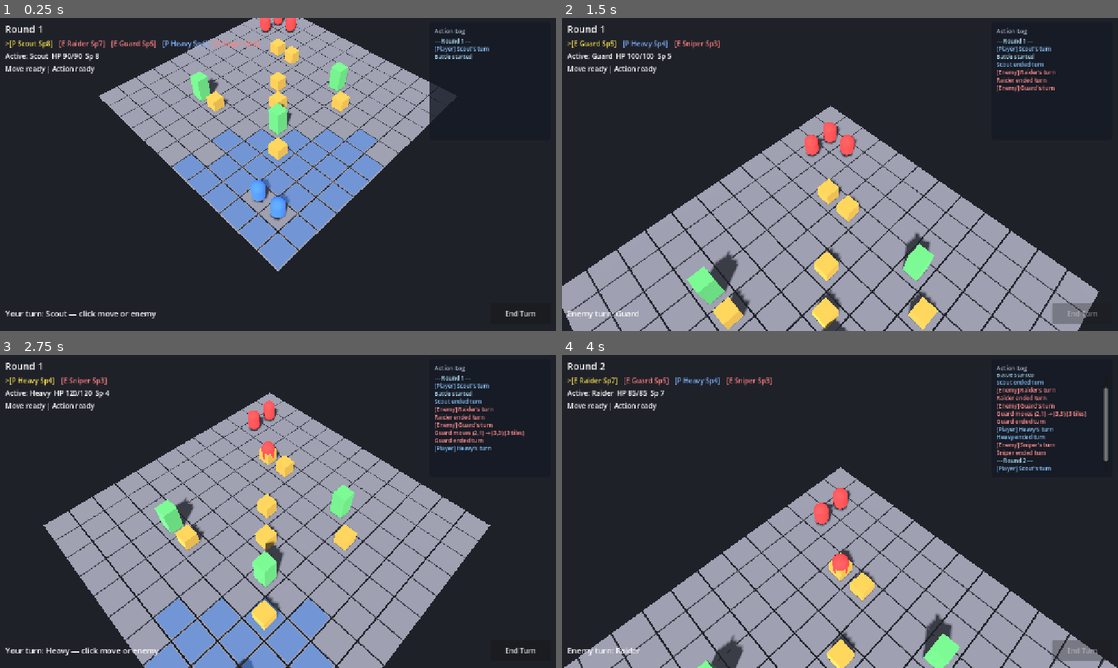
Above: before the commit, frames 1-4 (two rows, left to right).
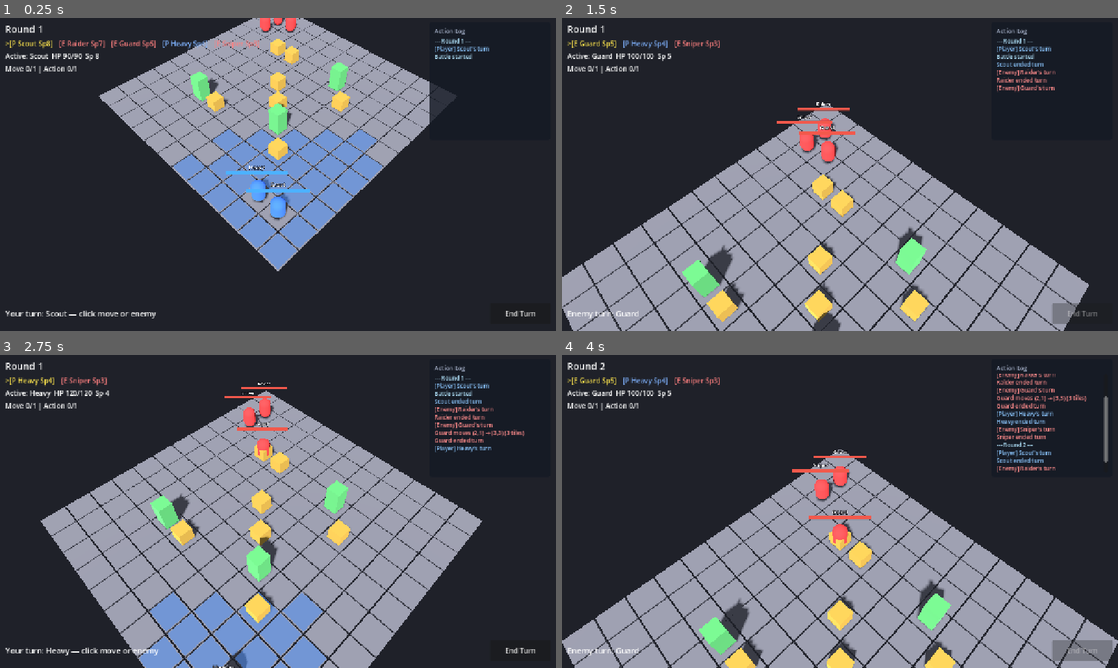
Above: after the commit, the same moments.

Repository: jabber484/battlechess-godot
Game: Godot game, scene res://scenes/battle/Battle.tscn
Same seed, same stepped clock (60 frames per second), same inputs: the game is played once before the commit and once after it.
Inputs (mouse positions are in pixels of both pictures, inside the frame that each line leads up to):
- Up to frame 1 (0.25 s): no input
- Up to frame 2 (1.5 s): click "End Turn" at 0.5 s; move the mouse to (962, 158) at 1.27 s; hold S (camera_pan_back) from 1.28 s (still down); click (962, 158) at 1.42 s
- Up to frame 3 (2.75 s): move the mouse to (166, 527) at 2.02 s; release S (camera_pan_back) at 2.03 s; tap W (camera_pan_forward) at 2.1 s; click (166, 527) at 2.17 s
- Up to frame 4 (4 s): click "End Turn" at 2.75 s; click "End Turn" at 3.5 s

The runs differ from the first frame. In frame 1, 0.5% of the frame differs, in the area x 4-56%, y 15-56%; in frame 2, 9.2%; in frame 3, 10%; in frame 4, 20%, in the area x 0-100%, y 6-100%.

Commit message:
Refactor battle mechanics and enhance unit actions
- Updated Battle.tscn to include new DeathSystem and ActionRunner nodes for improved battle management.
- Modified Unit.tscn to integrate UnitHUD for better unit status display.
- Enhanced battle_controller.gd to manage unit actions and movements through ActionRunner, allowing for smoother execution of moves and attacks.
- Introduced max_moves and max_actions properties in unit_stats.gd and unit.gd to track unit capabilities.
- Refined AI behavior in ai_system.gd to utilize new action execution methods.
- Improved combat_system.gd to validate attacks and manage combat resolutions more effectively.
- Updated turn_manager.gd to handle unit actions and movements based on new properties.
- Enhanced battle_ui.gd to reflect unit action counts in the UI.

Diff:
--- a/scenes/battle/Battle.tscn
+++ b/scenes/battle/Battle.tscn
@@ -10,6 +10,8 @@
 [ext_resource type="Script" path="res://scripts/systems/grid_view.gd" id="8_view"]
 [ext_resource type="Script" path="res://scripts/camera/camera_rig.gd" id="9_cam"]
 [ext_resource type="PackedScene" path="res://scenes/ui/BattleUI.tscn" id="10_ui"]
+[ext_resource type="Script" path="res://scripts/systems/death_system.gd" id="11_death"]
+[ext_resource type="Script" path="res://scripts/systems/action_runner.gd" id="12_action"]
 
 [sub_resource type="Environment" id="Environment_battle"]
 background_mode = 1
@@ -67,6 +69,17 @@
 grid_system_path = NodePath("../GridSystem")
 turn_manager_path = NodePath("../TurnManager")
 
+[node name="DeathSystem" type="Node" parent="Systems"]
+script = ExtResource("11_death")
+grid_system_path = NodePath("../GridSystem")
+turn_manager_path = NodePath("../TurnManager")
+
+[node name="ActionRunner" type="Node" parent="Systems"]
+script = ExtResource("12_action")
+turn_manager_path = NodePath("../TurnManager")
+battle_state_path = NodePath("../BattleState")
+death_system_path = NodePath("../DeathSystem")
+
 [node name="AISystem" type="Node" parent="Systems"]
 script = ExtResource("6_ai")
 grid_system_path = NodePath("../GridSystem")
--- /dev/null
+++ b/scenes/unit/DamageFloat.tscn
@@ -0,0 +1,16 @@
+[gd_scene load_steps=2 format=3]
+
+[ext_resource type="Script" path="res://scripts/units/damage_float.gd" id="1_float"]
+
+[node name="DamageFloat" type="Node3D"]
+script = ExtResource("1_float")
+
+[node name="Label3D" type="Label3D" parent="."]
+billboard = 1
+modulate = Color(1, 0.4, 0.35, 1)
+text = "-0"
+font_size = 28
+outline_size = 6
+outline_modulate = Color(0.1, 0.05, 0.05, 1)
+horizontal_alignment = 1
+vertical_alignment = 1
--- a/scenes/unit/Unit.tscn
+++ b/scenes/unit/Unit.tscn
@@ -1,6 +1,7 @@
-[gd_scene load_steps=3 format=3]
+[gd_scene load_steps=4 format=3]
 
 [ext_resource type="Script" path="res://scripts/units/unit.gd" id="1_unit"]
+[ext_resource type="PackedScene" path="res://scenes/unit/UnitHUD.tscn" id="2_hud"]
 
 [sub_resource type="CapsuleMesh" id="CapsuleMesh_unit"]
 radius = 0.28
@@ -11,3 +12,5 @@
 
 [node name="MeshInstance3D" type="MeshInstance3D" parent="."]
 mesh = SubResource("CapsuleMesh_unit")
+
+[node name="UnitHUD" parent="." instance=ExtResource("2_hud")]
--- /dev/null
+++ b/scenes/unit/UnitHUD.tscn
@@ -0,0 +1,50 @@
+[gd_scene load_steps=2 format=3]
+
+[ext_resource type="Script" path="res://scripts/units/unit_hud.gd" id="1_hud"]
+
+[node name="UnitHUD" type="Node3D"]
+transform = Transform3D(1, 0, 0, 0, 1, 0, 0, 0, 1, 0, 1.15, 0)
+script = ExtResource("1_hud")
+
+[node name="SubViewport" type="SubViewport" parent="."]
+transparent_bg = true
+size = Vector2i(256, 64)
+render_target_update_mode = 4
+
+[node name="Root" type="Control" parent="SubViewport"]
+layout_mode = 3
+anchors_preset = 15
+anchor_right = 1.0
+anchor_bottom = 1.0
+grow_horizontal = 2
+grow_vertical = 2
+
+[node name="VBox" type="VBoxContainer" parent="SubViewport/Root"]
+layout_mode = 1
+anchors_preset = 15
+anchor_right = 1.0
+anchor_bottom = 1.0
+grow_horizontal = 2
+grow_vertical = 2
+theme_override_constants/separation = 2
+
+[node name="NameLabel" type="Label" parent="SubViewport/Root/VBox"]
+layout_mode = 2
+theme_override_colors/font_color = Color(0.95, 0.95, 0.95, 1)
+theme_override_colors/font_outline_color = Color(0.05, 0.05, 0.08, 1)
+theme_override_constants/outline_size = 5
+theme_override_font_sizes/font_size = 22
+text = "Unit"
+horizontal_alignment = 1
+
+[node name="HPBar" type="ProgressBar" parent="SubViewport/Root/VBox"]
+custom_minimum_size = Vector2(0, 14)
+layout_mode = 2
+max_value = 100.0
+value = 100.0
+show_percentage = false
+
+[node name="Sprite3D" type="Sprite3D" parent="."]
+billboard = 1
+pixel_size = 0.008
+cast_shadow = 0
--- a/scripts/battle/battle_controller.gd
+++ b/scripts/battle/battle_controller.gd
@@ -3,11 +3,14 @@
 
 const BattleSpawnerScript := preload("res://scripts/battle/battle_spawner.gd")
 const DefaultBattleSetupScript := preload("res://scripts/data/default_battle_setup.gd")
+const MOVE_TILE_DURATION := 0.28
+const ATTACK_FOCUS_DURATION := 1.0
 
 @onready var grid_system: GridSystem = $Systems/GridSystem
 @onready var pathfinding: PathfindingSystem = $Systems/PathfindingSystem
 @onready var turn_manager: TurnManager = $Systems/TurnManager
 @onready var combat_system: CombatSystem = $Systems/CombatSystem
+@onready var action_runner: ActionRunner = $Systems/ActionRunner
 @onready var ai_system: AISystem = $Systems/AISystem
 @onready var battle_state: BattleState = $Systems/BattleState
 @onready var grid_view: GridView = $World/GridView
@@ -16,7 +19,6 @@
 @onready var battle_ui: BattleUI = $UI
 
 var _units: Array[Unit] = []
-var _moving: bool = false
 var _pending_attack_target: Unit = null
 
 
@@ -38,6 +40,7 @@
 
 func _connect_signals() -> void:
 	ai_system.set_move_executor(_execute_move)
+	ai_system.set_attack_executor(_execute_attack)
 	grid_view.tile_picked.connect(_on_tile_picked)
 	turn_manager.round_started.connect(_on_round_started)
 	turn_manager.turn_started.connect(_on_turn_started)
@@ -109,7 +112,6 @@
 	battle_ui.append_log(msg, _log_color_for(attacker))
 	battle_ui.set_hit_chance("")
 	_pending_attack_target = null
-	_refresh_highlights()
 
 
 func _on_battle_ended(result: BattleEnums.BattleResult) -> void:
@@ -129,7 +131,7 @@
 
 
 func _on_tile_picked(grid_pos: Vector2i) -> void:
-	if battle_state.is_over() or _moving:
+	if battle_state.is_over() or turn_manager.is_busy():
 		return
 	var active := turn_manager.active_unit
 	if active == null or not active.is_player():
@@ -144,7 +146,6 @@
 		_execute_move(active, grid_pos)
 		return
 
-	# Second click confirm if target already selected but clicked empty — clear.
 	_pending_attack_target = null
 	battle_ui.set_hit_chance("")
 
@@ -155,40 +156,63 @@
 		return
 	var chance := combat_system.compute_hit_chance(attacker, defender)
 	if _pending_attack_target == defender:
-		combat_system.resolve_attack(attacker, defender)
+		_execute_attack(attacker, defender)
 	else:
 		_pending_attack_target = defender
+		camera_rig.focus_on(GridMath.grid_to_world(defender.grid_pos))
 		battle_ui.set_hit_chance("Hit chance: %d%% — click again to confirm" % chance)
 		battle_ui.set_status("Targeting %s" % defender.display_name)
 
 
 func _execute_move(unit: Unit, to_pos: Vector2i) -> void:
-	if _moving:
+	if turn_manager.is_busy():
 		return
 	var path := pathfinding.find_path(unit.grid_pos, to_pos, unit)
 	if path.size() < 2:
 		return
-	_moving = true
-	turn_manager.set_busy(true)
 	grid_view.clear_highlights()
 	var from := unit.grid_pos
-	# Clear occupancy at start; set at end to avoid blocking path mid-tween.
-	grid_system.clear_occupant(from)
-	await _tween_along_path(unit, path)
-	grid_system.register_unit(unit)
-	unit.set_grid_pos(to_pos)
-	turn_manager.notify_moved(unit)
-	battle_ui.append_log(
-		"%s moves %s → %s (%d tiles)" % [
-			unit.display_name,
-			_fmt_grid_pos(from),
-			_fmt_grid_pos(to_pos),
-			path.size() - 1,
-		],
-		_log_color_for(unit),
+	var tile_count := path.size() - 1
+	camera_rig.focus_on(GridMath.grid_to_world(to_pos))
+
+	await action_runner.run(
+		func() -> void:
+			grid_system.move_occupant(from, to_pos, unit, false),
+		func() -> void:
+			await _tween_along_path(unit, path),
+		func() -> void:
+			turn_manager.notify_moved(unit)
+			battle_ui.append_log(
+				"%s moves %s → %s (%d tiles)" % [
+					unit.display_name,
+					_fmt_grid_pos(from),
+					_fmt_grid_pos(to_pos),
+					tile_count,
+				],
+				_log_color_for(unit),
+			),
+		[unit],
 	)
-	turn_manager.set_busy(false)
-	_moving = false
+	_refresh_highlights()
+
+
+func _execute_attack(attacker: Unit, defender: Unit) -> void:
+	if turn_manager.is_busy():
+		return
+	if not combat_system.can_attack(attacker, defender):
+		return
+	grid_view.clear_highlights()
+
+	await action_runner.run(
+		Callable(),
+		func() -> void:
+			camera_rig.focus_on(GridMath.grid_to_world(defender.grid_pos))
+			await get_tree().create_timer(ATTACK_FOCUS_DURATION).timeout
+			combat_system.commit_attack(attacker, defender),
+		func() -> void:
+			turn_manager.notify_acted(attacker),
+		[attacker, defender],
+	)
 	_refresh_highlights()
 
 
@@ -196,9 +220,9 @@
 	for i in range(1, path.size()):
 		var target_world := GridMath.grid_to_world(path[i], 0.5)
 		var tween := create_tween()
-		tween.tween_property(unit, "global_position", target_world, 0.12)
+		tween.tween_property(unit, "global_position", target_world, MOVE_TILE_DURATION)
 		await tween.finished
-	unit.grid_pos = path[path.size() - 1]
+	unit.set_grid_pos(path[path.size() - 1])
 
 
 func _refresh_highlights() -> void:
--- a/scripts/data/unit_stats.gd
+++ b/scripts/data/unit_stats.gd
@@ -8,6 +8,8 @@
 @export var accuracy: int = 80
 @export var damage: int = 25
 @export var max_hp: int = 100
+@export var max_moves: int = 1
+@export var max_actions: int = 1
 
 
 func to_dict() -> Dictionary:
@@ -19,4 +21,6 @@
 		"accuracy": accuracy,
 		"damage": damage,
 		"max_hp": max_hp,
+		"max_moves": max_moves,
+		"max_actions": max_actions,
 	}
--- /dev/null
+++ b/scripts/systems/action_runner.gd
@@ -0,0 +1,38 @@
+class_name ActionRunner
+extends Node
+
+signal action_started
+signal action_ended
+
+@export var turn_manager_path: NodePath
+@export var battle_state_path: NodePath
+@export var death_system_path: NodePath
+
+var turn_manager: TurnManager
+var battle_state: BattleState
+var death_system: DeathSystem
+
+
+func _ready() -> void:
+	turn_manager = get_node(turn_manager_path) as TurnManager
+	battle_state = get_node(battle_state_path) as BattleState
+	death_system = get_node(death_system_path) as DeathSystem
+
+
+func run( commit: Callable, present: Callable, complete: Callable = Callable(), death_units: Array[Unit] = [] ) -> void:
+	turn_manager.set_busy(true)
+	action_started.emit()
+	if commit.is_valid():
+		commit.call()
+	if present.is_valid():
+		await present.call()
+	var units_to_check := death_units
+	if units_to_check.is_empty() and battle_state:
+		units_to_check = battle_state.get_units()
+	await death_system.evaluate_deaths(units_to_check)
+	if battle_state and battle_state.check_end_conditions():
+		turn_manager.handle_battle_over()
+	elif complete.is_valid():
+		complete.call()
+	turn_manager.set_busy(false)
+	action_ended.emit()
--- a/scripts/systems/ai_system.gd
+++ b/scripts/systems/ai_system.gd
@@ -14,6 +14,7 @@
 var battle_state: BattleState
 
 var _mover: Callable
+var _attacker: Callable
 
 
 func _ready() -> void:
@@ -26,6 +27,10 @@
 
 func set_move_executor(mover: Callable) -> void:
 	_mover = mover
+
+
+func set_attack_executor(attacker: Callable) -> void:
+	_attacker = attacker
 
 
 func run_unit_turn(unit: Unit) -> void:
@@ -59,10 +64,6 @@
 	if not turn_manager.owns_turn(unit):
 		return
 
-	await get_tree().create_timer(0.2).timeout
-	if not turn_manager.owns_turn(unit):
-		return
-
 	var targets := combat_system.get_attackable_units(unit, players)
 	if not targets.is_empty() and turn_manager.can_act(unit):
 		targets.sort_custom(func(a: Unit, b: Unit) -> bool:
@@ -72,12 +73,11 @@
 				return ca > cb
 			return a.current_hp < b.current_hp
 		)
-		combat_system.resolve_attack(unit, targets[0])
-		await get_tree().create_timer(0.35).timeout
+		if _attacker.is_valid():
+			await _attacker.call(unit, targets[0])
 		if not turn_manager.owns_turn(unit):
 			return
 
-	# Auto-finish may have already advanced after move+shoot; only finish if still our turn.
 	turn_manager.finish_turn(unit)
 
 
@@ -110,7 +110,6 @@
 			pass
 	if can_shoot_from_here:
 		score += 25
-	# Slight preference to stay put if already good.
 	if tile == unit.grid_pos:
 		score += 2
 	return score
--- a/scripts/systems/combat_system.gd
+++ b/scripts/systems/combat_system.gd
@@ -2,7 +2,6 @@
 extends Node
 
 signal attack_resolved(attacker: Unit, defender: Unit, hit: bool, damage: int, hit_chance: int)
-signal unit_killed(unit: Unit)
 
 @export var grid_system_path: NodePath
 @export var turn_manager_path: NodePath
@@ -21,15 +20,7 @@
 
 
 func can_attack(attacker: Unit, defender: Unit) -> bool:
-	if attacker == null or defender == null:
-		return false
-	if attacker.is_dead() or defender.is_dead():
-		return false
-	if attacker.team == defender.team:
-		return false
-	if turn_manager and not turn_manager.can_act(attacker):
-		return false
-	return GridMath.manhattan(attacker.grid_pos, defender.grid_pos) <= attacker.attack_range
+	return _validate_attack(attacker, defender, false)
 
 
 func get_attackable_units(attacker: Unit, units: Array[Unit]) -> Array[Unit]:
@@ -54,13 +45,13 @@
 	return clampi(attacker.accuracy - distance_penalty - cover_penalty, 5, 95)
 
 
-func resolve_attack(attacker: Unit, defender: Unit) -> Dictionary:
+func commit_attack(attacker: Unit, defender: Unit) -> Dictionary:
 	var result := {
 		"hit": false,
 		"damage": 0,
 		"hit_chance": 0,
 	}
-	if not can_attack(attacker, defender):
+	if not _validate_attack(attacker, defender, true):
 		return result
 	var chance := compute_hit_chance(attacker, defender)
 	result["hit_chance"] = chance
@@ -70,13 +61,24 @@
 	if hit:
 		defender.take_damage(attacker.damage)
 		result["damage"] = attacker.damage
-		if defender.is_dead():
-			grid_system.clear_occupant(defender.grid_pos)
-			unit_killed.emit(defender)
 	attack_resolved.emit(attacker, defender, hit, int(result["damage"]), chance)
+	return result
+
+
+func _validate_attack(attacker: Unit, defender: Unit, for_commit: bool) -> bool:
+	if attacker == null or defender == null:
+		return false
+	if attacker.is_dead() or defender.is_dead():
+		return false
+	if attacker.team == defender.team:
+		return false
 	if turn_manager:
-		turn_manager.notify_acted(attacker)
-	return result
+		if for_commit:
+			if not turn_manager.owns_turn(attacker) or not attacker.can_act_more():
+				return false
+		elif not turn_manager.can_act(attacker):
+			return false
+	return GridMath.manhattan(attacker.grid_pos, defender.grid_pos) <= attacker.attack_range
 
 
 func _cover_penalty(grid_pos: Vector2i) -> int:
--- /dev/null
+++ b/scripts/systems/death_system.gd
@@ -0,0 +1,38 @@
+class_name DeathSystem
+extends Node
+
+signal unit_killed(unit: Unit)
+
+@export var grid_system_path: NodePath
+@export var turn_manager_path: NodePath
+
+var grid_system: GridSystem
+var turn_manager: TurnManager
+
+
+func _ready() -> void:
+	grid_system = get_node(grid_system_path) as GridSystem
+	turn_manager = get_node(turn_manager_path) as TurnManager
+
+
+func evaluate_deaths(units: Array[Unit]) -> void:
+	var pending: Array[Unit] = []
+	for unit in units:
+		if unit.is_dead() and not unit.death_processed:
+			pending.append(unit)
+	for unit in pending:
+		await _process_death(unit)
+
+
+func _process_death(unit: Unit) -> void:
+	unit.death_processed = true
+	grid_system.clear_occupant(unit.grid_pos)
+	unit_killed.emit(unit)
+	unit.died.emit(unit)
+	await _present_death(unit)
+	unit.visible = false
+	turn_manager.process_unit_death(unit)
+
+
+func _present_death(_unit: Unit) -> void:
+	await get_tree().create_timer(0.2).timeout
--- a/scripts/systems/grid_system.gd
+++ b/scripts/systems/grid_system.gd
@@ -91,13 +91,13 @@
 	occupancy_changed.emit(grid_pos)
 
 
-func move_occupant(from_pos: Vector2i, to_pos: Vector2i, unit: Unit) -> void:
+func move_occupant(from_pos: Vector2i, to_pos: Vector2i, unit: Unit, update_visual: bool = true) -> void:
 	clear_occupant(from_pos)
 	var tile := get_tile(to_pos)
 	if tile == null:
 		return
 	tile.occupant = unit
-	unit.set_grid_pos(to_pos)
+	unit.set_grid_pos(to_pos, update_visual)
 	occupancy_changed.emit(to_pos)
 
 
--- a/scripts/systems/turn_manager.gd
+++ b/scripts/systems/turn_manager.gd
@@ -26,9 +26,6 @@
 
 func register_units(units: Array[Unit]) -> void:
 	_units = units.duplicate()
-	for unit in _units:
-		if not unit.died.is_connected(_on_unit_died):
-			unit.died.connect(_on_unit_died)
 
 
 func start_battle() -> void:
@@ -38,17 +35,17 @@
 
 
 func can_move(unit: Unit) -> bool:
-	return phase == BattleEnums.TurnPhase.UNIT_TURN and unit == active_unit and not unit.has_moved and not _busy
+	return phase == BattleEnums.TurnPhase.UNIT_TURN and unit == active_unit and unit.can_move_more() and not _busy
 
 
 func can_act(unit: Unit) -> bool:
-	return phase == BattleEnums.TurnPhase.UNIT_TURN and unit == active_unit and not unit.has_acted and not _busy
+	return phase == BattleEnums.TurnPhase.UNIT_TURN and unit == active_unit and unit.can_act_more() and not _busy
 
 
 func notify_moved(unit: Unit) -> void:
 	if unit != active_unit:
 		return
-	unit.has_moved = true
+	unit.moves_used += 1
 	unit_flags_changed.emit(unit)
 	_try_auto_finish()
 
@@ -56,7 +53,7 @@
 func notify_acted(unit: Unit) -> void:
 	if unit != active_unit:
 		return
-	unit.has_acted = true
+	unit.actions_used += 1
 	unit_flags_changed.emit(unit)
 	_try_auto_finish()
 
@@ -89,6 +86,26 @@
 
 func set_busy(busy: bool) -> void:
 	_busy = busy
+
+
+func is_busy() -> bool:
+	return _busy
+
+
+func handle_battle_over() -> void:
+	active_unit = null
+	_set_phase(BattleEnums.TurnPhase.BATTLE_OVER)
+
+
+func process_unit_death(unit: Unit) -> void:
+	var remaining: Array[Unit] = []
+	for u in turn_queue:
+		if u != unit and u.is_alive():
+			remaining.append(u)
+	turn_queue = remaining
+	queue_changed.emit(get_initiative_preview())
+	if active_unit == unit:
+		finish_turn(unit)
 
 
 func get_initiative_preview() -> Array[Unit]:
@@ -149,23 +166,8 @@
 
 
 func _try_auto_finish() -> void:
-	if active_unit and active_unit.has_moved and active_unit.has_acted:
+	if active_unit and not active_unit.can_move_more() and not active_unit.can_act_more():
 		finish_turn()
-
-
-func _on_unit_died(unit: Unit) -> void:
-	var remaining: Array[Unit] = []
-	for u in turn_queue:
-		if u != unit and u.is_alive():
-			remaining.append(u)
-	turn_queue = remaining
-	queue_changed.emit(get_initiative_preview())
-	if battle_state and battle_state.check_end_conditions():
-		active_unit = null
-		_set_phase(BattleEnums.TurnPhase.BATTLE_OVER)
-		return
-	if active_unit == unit:
-		finish_turn(unit)
 
 
 func _set_phase(p: BattleEnums.TurnPhase) -> void:
--- a/scripts/ui/battle_ui.gd
+++ b/scripts/ui/battle_ui.gd
@@ -60,8 +60,8 @@
 
 
 func _refresh_flags(unit: Unit) -> void:
-	var move_txt := "Moved" if unit.has_moved else "Move ready"
-	var act_txt := "Acted" if unit.has_acted else "Action ready"
+	var move_txt := "Move %d/%d" % [unit.moves_used, unit.max_moves]
+	var act_txt := "Action %d/%d" % [unit.actions_used, unit.max_actions]
 	flags_label.text = "%s | %s" % [move_txt, act_txt]
 
 
--- /dev/null
+++ b/scripts/units/damage_float.gd
@@ -0,0 +1,17 @@
+class_name DamageFloat
+extends Node3D
+
+
+@onready var _label: Label3D = $Label3D
+
+
+func play(amount: int) -> void:
+	_label.text = "-%d" % amount
+	var start_y := position.y
+	var tween := create_tween()
+	tween.set_parallel(true)
+	tween.tween_property(self, "position:y", start_y + 0.9, 0.85)\
+		.set_ease(Tween.EASE_OUT).set_trans(Tween.TRANS_QUAD)
+	tween.tween_property(_label, "modulate:a", 0.0, 0.85).set_delay(0.15)
+	await tween.finished
+	queue_free()
--- a/scripts/units/unit.gd
+++ b/scripts/units/unit.gd
@@ -12,19 +12,24 @@
 @export var accuracy: int = 80
 @export var damage: int = 25
 @export var max_hp: int = 100
+@export var max_moves: int = 1
+@export var max_actions: int = 1
 
 var grid_pos: Vector2i = Vector2i.ZERO
 var current_hp: int = 100
-var has_moved: bool = false
-var has_acted: bool = false
+var moves_used: int = 0
+var actions_used: int = 0
+var death_processed: bool = false
 
 @onready var _mesh: MeshInstance3D = $MeshInstance3D
+@onready var _hud: UnitHUD = $UnitHUD
 
 
 func _ready() -> void:
 	current_hp = max_hp
 	_apply_team_color()
 	_update_world_position()
+	_refresh_hud()
 
 
 func setup(p_team: BattleEnums.Team, p_pos: Vector2i, stats: Dictionary = {}) -> void:
@@ -44,9 +49,19 @@
 		damage = stats["damage"]
 	if stats.has("max_hp"):
 		max_hp = stats["max_hp"]
+	if stats.has("max_moves"):
+		max_moves = stats["max_moves"]
+	if stats.has("max_actions"):
+		max_actions = stats["max_actions"]
 	current_hp = max_hp
 	_apply_team_color()
 	_update_world_position()
+	_refresh_hud()
+
+
+func _refresh_hud() -> void:
+	if _hud:
+		_hud.bind(self)
 
 
 func is_player() -> bool:
@@ -62,27 +77,43 @@
 
 
 func is_alive() -> bool:
-	return not is_dead()
+	return not is_dead() and not death_processed
 
 
 func reset_turn_flags() -> void:
-	has_moved = false
-	has_acted = false
+	moves_used = 0
+	actions_used = 0
+
+
+func get_moves_remaining() -> int:
+	return maxi(0, max_moves - moves_used)
+
+
+func get_actions_remaining() -> int:
+	return maxi(0, max_actions - actions_used)
+
+
+func can_move_more() -> bool:
+	return moves_used < max_moves
+
+
+func can_act_more() -> bool:
+	return actions_used < max_actions
 
 
 func take_damage(amount: int) -> void:
-	if is_dead():
+	if is_dead() or death_processed:
 		return
 	current_hp = maxi(0, current_hp - amount)
 	hp_changed.emit(self, current_hp, max_hp)
-	if is_dead():
-		died.emit(self)
-		visible = false
+	if _hud:
+		_hud.show_damage(amount)
 
 
-func set_grid_pos(pos: Vector2i) -> void:
+func set_grid_pos(pos: Vector2i, update_visual: bool = true) -> void:
 	grid_pos = pos
-	_update_world_position()
+	if update_visual:
+		_update_world_position()
 
 
 func _update_world_position() -> void:
--- /dev/null
+++ b/scripts/units/unit_hud.gd
@@ -0,0 +1,53 @@
+class_name UnitHUD
+extends Node3D
+
+const DamageFloatScene := preload("res://scenes/unit/DamageFloat.tscn")
+
+@onready var _viewport: SubViewport = $SubViewport
+@onready var _sprite: Sprite3D = $Sprite3D
+@onready var _name_label: Label = $SubViewport/Root/VBox/NameLabel
+@onready var _hp_bar: ProgressBar = $SubViewport/Root/VBox/HPBar
+
+var _unit: Unit
+
+
+func _ready() -> void:
+	_sprite.texture = _viewport.get_texture()
+
+
+func bind(unit: Unit) -> void:
+	if _unit and _unit.hp_changed.is_connected(_on_hp_changed):
+		_unit.hp_changed.disconnect(_on_hp_changed)
+	_unit = unit
+	_name_label.text = unit.display_name
+	_refresh_hp(unit.current_hp, unit.max_hp)
+	_apply_bar_color()
+	if not unit.hp_changed.is_connected(_on_hp_changed):
+		unit.hp_changed.connect(_on_hp_changed)
+
+
+func show_damage(amount: int) -> void:
+	var floater: DamageFloat = DamageFloatScene.instantiate()
+	add_child(floater)
+	floater.position = Vector3(0, 0.25, 0)
+	floater.play(amount)
+
+
+func _on_hp_changed(_unit_ref: Unit, current_hp: int, max_hp: int) -> void:
+	_refresh_hp(current_hp, max_hp)
+
+
+func _refresh_hp(current_hp: int, max_hp: int) -> void:
+	_hp_bar.max_value = max_hp
+	_hp_bar.value = current_hp
+
+
+func _apply_bar_color() -> void:
+	if _unit == null:
+		return
+	var fill := StyleBoxFlat.new()
+	fill.bg_color = Color(0.3, 0.7, 1.0) if _unit.is_player() else Color(0.95, 0.35, 0.3)
+	var bg := StyleBoxFlat.new()
+	bg.bg_color = Color(0.1, 0.1, 0.12, 0.9)
+	_hp_bar.add_theme_stylebox_override("fill", fill)
+	_hp_bar.add_theme_stylebox_override("background", bg)
Not shown: 1 places in scenes/battle/Battle.tscn that only renumber resources
Not shown, added: scripts/systems/action_runner.gd.uid
Not shown, added: scripts/systems/death_system.gd.uid
Not shown, added: scripts/units/damage_float.gd.uid
Not shown, added: scripts/units/unit_hud.gd.uid
